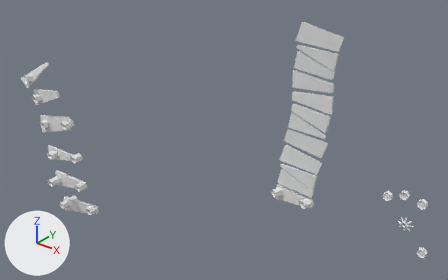
The OBJ model assets/models/level/logs/model.obj, before and after one commit.
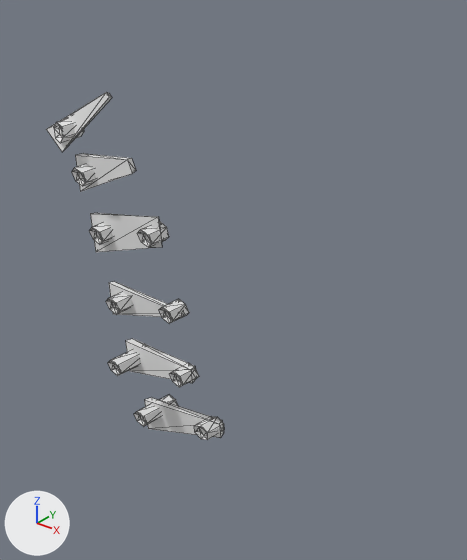
There are two pictures of each version: one whole from a 50 mm camera at (35.3, -117.7, 72.3) aimed at (-38.9, -25.0, 14.8), one close up on the part from 0% to 46% of the width and 8% to 96% of the height. Every picture has the same lights, and +X, +Y and +Z are marked at lower left. The last two pictures show the newer version. The close-ups show mesh edges as thin lines. Where no turn or scale is listed for an object, it has been applied to the vertices.

Objects in the first close-up: 'logsMesh'.
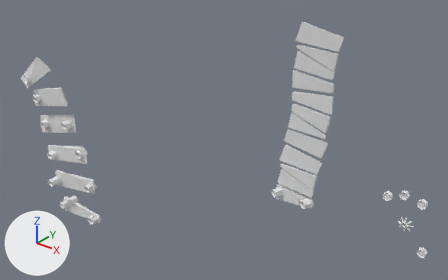
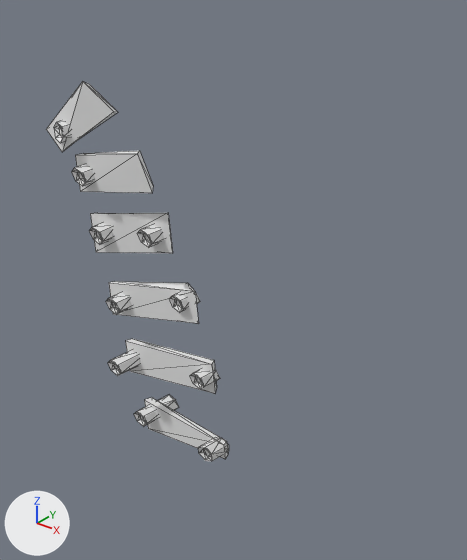
Boxes [x1, y1, x2, y2] around the edits, measured in the close-ups (467 x 560 px; the box of a moved part takes in the faces that stretch with it):
'logsMesh', reshaped: before [46, 92, 224, 440]; after [46, 81, 229, 461]
part 1 of me_logsmesh, moved or reshaped: before [194, 416, 224, 440]; after [198, 438, 229, 461]
part 2 of me_logsmesh, moved or reshaped: before [159, 299, 189, 324]; after [169, 292, 200, 312]
part 3 of me_logsmesh, moved or reshaped: before [109, 281, 224, 438]; after [109, 281, 228, 459]
part 4 of me_logsmesh, moved or reshaped: before [46, 92, 162, 252]; after [46, 81, 173, 253]

The change, as a list of edits to the scene's bpy script:
```text
Change me_logsmesh:
    where me_logsmesh.from_pydata(...)  # 528 vertices, 876 faces; spans x -81.8..2.0, y -44.4..-8.2, z -12.1..40.0
    me_logsmesh part 1: the loose piece of 18 vertices spanning x -72.8..-70.8, y -37.4..-34.5, z -11.1..-9.1 is moved by (3.1, -2.1, -0.4)
    me_logsmesh part 2: the loose piece of 18 vertices spanning x -73.1..-71.2, y -39.8..-37.2, z 4.1..6.1 is moved by (2.0, 0.0, 1.9)
    me_logsmesh part 3
    add for i in [*range(270, 274), *range(275, 288)]: me_logsmesh.vertices[i].co += Vector((2.9, 0.4, 0.6))
    add for i in [169, 171, 193, 194]: me_logsmesh.vertices[i].co += Vector((3.1, -2.1, -0.4))
    me_logsmesh.vertices[173].co: (-71.1, -37.5, -1.4) -> (-68.4, -37.0, 0.1)  # pixel (195, 366) -> pixel (214, 360)
    me_logsmesh.vertices[175].co: (-71.1, -37.5, -3.0) -> (-68.4, -37.0, -3.2)  # pixel (196, 378) -> pixel (216, 387)
    me_logsmesh.vertices[177].co: (-71.4, -37.9, 5.3) -> (-70.4, -37.7, 8.6)  # pixel (183, 310) -> pixel (187, 282)
    me_logsmesh.vertices[179].co: (-71.4, -37.9, 4.7) -> (-70.4, -37.7, 5.2)  # pixel (183, 314) -> not seen
    me_logsmesh.vertices[197].co: (-70.8, -38.3, -1.4) -> (-67.7, -37.9, 0.2)  # pixel (190, 369) -> pixel (211, 364)
    me_logsmesh.vertices[198].co: (-70.8, -38.3, -3.0) -> (-67.7, -37.9, -3.3)  # pixel (192, 383) -> pixel (215, 393)
    me_logsmesh.vertices[201].co: (-71.0, -38.5, 5.3) -> (-68.1, -38.7, 8.8)  # pixel (181, 313) -> pixel (195, 291)
    me_logsmesh.vertices[202].co: (-71.0, -38.5, 4.7) -> (-68.1, -38.7, 5.1)  # pixel (181, 317) -> pixel (198, 323)
    me_logsmesh.vertices[274].co: (-71.9, -37.6, -1.3) -> (-69.4, -37.0, -0.9)  # pixel (188, 362) -> not seen
    me_logsmesh part 4
    me_logsmesh.vertices[181].co: (-71.2, -39.9, 16.4) -> (-70.4, -39.2, 16.7)  # pixel (157, 217) -> pixel (167, 214)
    me_logsmesh.vertices[183].co: (-71.2, -39.9, 13.8) -> (-70.4, -39.2, 13.1)  # not seen -> pixel (171, 247)
    me_logsmesh.vertices[185].co: (-72.7, -40.9, 22.6) -> (-71.1, -41.1, 23.8)  # pixel (131, 158) -> pixel (139, 150)
    me_logsmesh.vertices[187].co: (-72.3, -40.9, 21.4) -> (-70.0, -40.8, 20.3)  # pixel (136, 170) -> pixel (153, 185)
    me_logsmesh.vertices[189].co: (-75.7, -40.4, 28.4) -> (-76.9, -41.6, 29.3)  # pixel (109, 93) -> pixel (89, 84)
    me_logsmesh.vertices[191].co: (-75.4, -40.4, 28.0) -> (-74.4, -40.6, 26.8)  # pixel (112, 97) -> pixel (118, 112)
    me_logsmesh.vertices[205].co: (-70.2, -40.5, 16.9) -> (-69.4, -39.8, 17.4)  # pixel (158, 216) -> pixel (168, 212)
    me_logsmesh.vertices[206].co: (-70.2, -40.5, 13.7) -> (-69.4, -39.8, 13.0)  # pixel (162, 247) -> pixel (172, 253)
    me_logsmesh.vertices[209].co: (-72.3, -41.7, 22.8) -> (-70.4, -41.9, 23.9)  # pixel (127, 159) -> pixel (137, 153)
    me_logsmesh.vertices[210].co: (-71.8, -41.7, 21.4) -> (-69.3, -41.5, 20.0)  # pixel (132, 173) -> pixel (152, 193)
    me_logsmesh.vertices[213].co: (-75.4, -40.9, 28.7) -> (-76.5, -42.6, 30.0)  # pixel (106, 92) -> pixel (82, 81)
    me_logsmesh.vertices[214].co: (-75.0, -40.9, 28.3) -> (-73.7, -41.6, 27.2)  # pixel (109, 97) -> pixel (113, 111)
```
